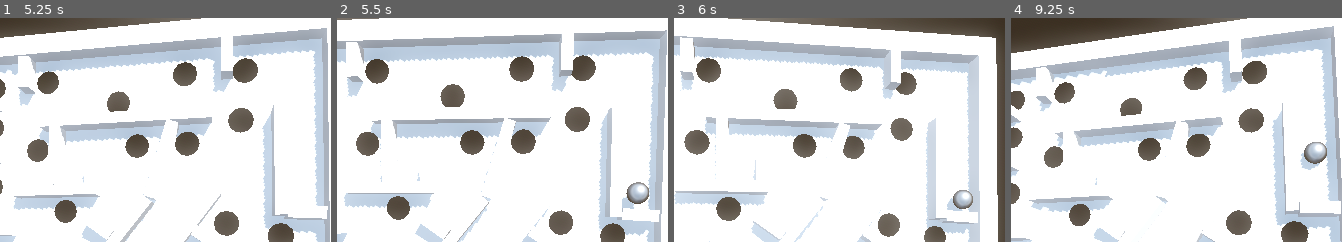
Above: before the commit, frames 1-4 (left to right).
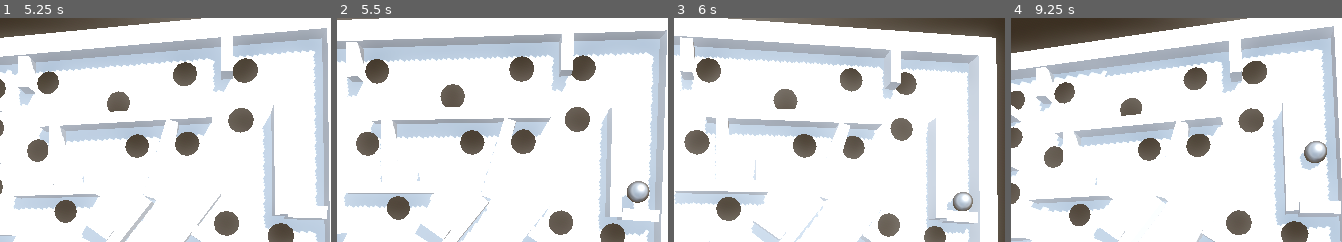
Above: after the commit, the same moments.

Repository: ChrisCrossCrash/labyrinth
Game: Godot game, scene res://scenes/game.tscn
Two runs of this game, one before a commit and one after it. Both use one fixed random seed, a clock stepped at 60 frames per second and the inputs below.
Inputs:
- Up to frame 1 (5.25 s): hold Right (right) 0.53-1.28 s; hold Down (backward) 1.28-2.03 s; hold Right (right) 2.03-2.78 s; hold W (forward) 2.78-3.53 s; hold Left (left) 3.53-5.03 s; hold Down (backward) from 5.03 s (still down)
- Up to frame 2 (5.5 s): keep holding Down (backward)
- Up to frame 3 (6 s): release Down (backward) at 5.78 s; hold Right (right) from 5.78 s (still down)
- Up to frame 4 (9.25 s): release Right (right) at 6.53 s; hold W (forward) 6.53-7.28 s; hold Right (right) 7.28-8.03 s; hold Down (backward) 8.03-8.78 s; hold Left (left) from 8.78 s (still down)
The pictures show only the part of the screen within x 24-74%, y 0-50%; the shares and areas given below are measured in that part.

Frame 1 is identical in both runs. In frame 2, 0.2% of the frame differs, in the area x 86-95%, y 72-84%; in frame 3, 0.3%, in the area x 83-91%, y 76-87%; in frame 4, less than 0.1%.

Commit message:
Kill angular velocity on reset

Diff:
--- a/scenes/game.gd
+++ b/scenes/game.gd
@@ -25,3 +25,4 @@
 func _reset_ball() -> void:
     ball.global_position = ball_start_pos
     ball.linear_velocity = Vector3.ZERO
+    ball.angular_velocity = Vector3.ZERO
